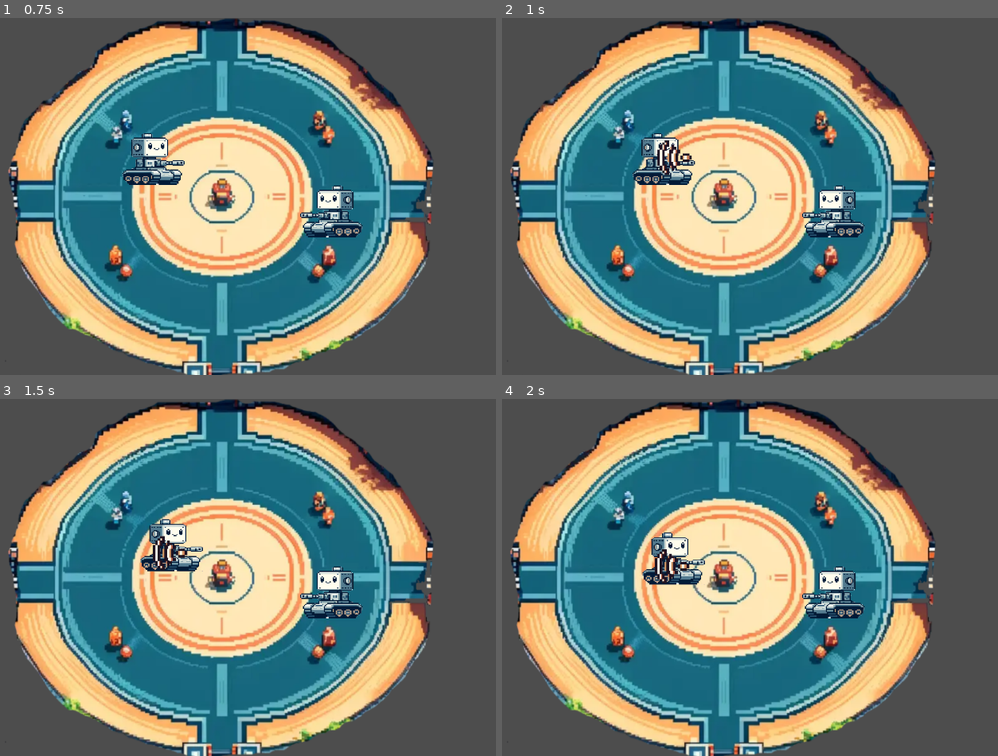
Above: before the commit, frames 1-4 (two rows, left to right).
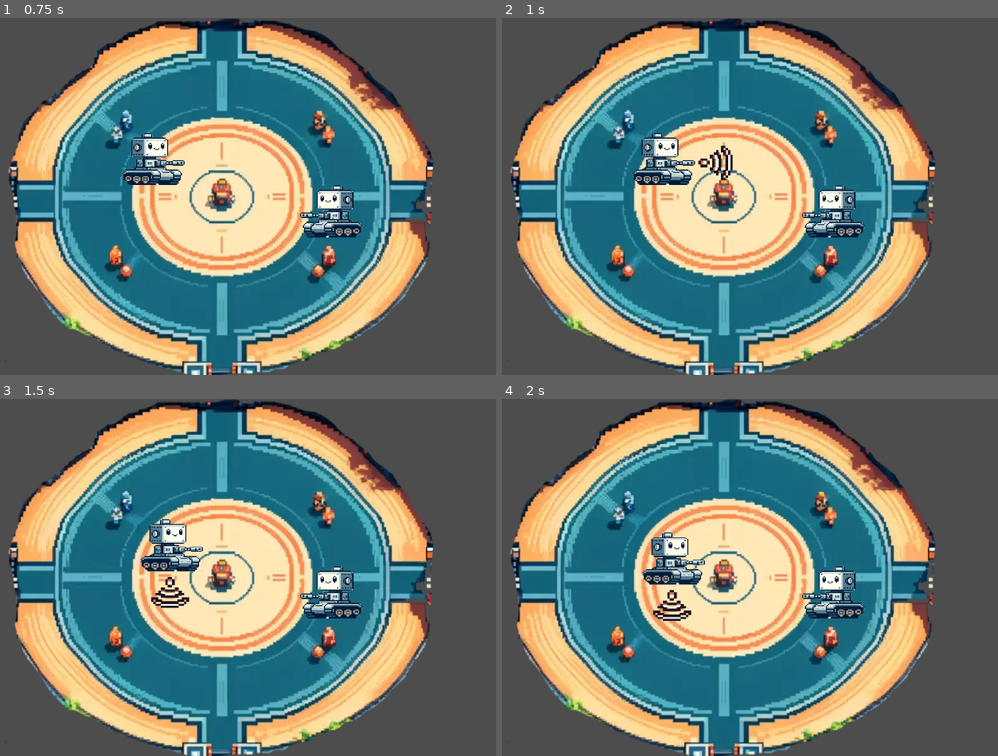
Above: after the commit, the same moments.

Repository: adam01140/minigame
Game: Godot game, scene res://Main.tscn
Two runs of this game, one before a commit and one after it. Both use one fixed random seed, a clock stepped at 60 frames per second and the inputs below.
Inputs:
- Up to frame 1 (0.75 s): tap Enter at 0.5 s; hold Right (ui_right) from 0.53 s (still down); tap Space (rect_spawn) at 0.6 s
- Up to frame 2 (1 s): keep holding Right (ui_right); tap Shift (rect_spawn2) at 0.8 s
- Up to frame 3 (1.5 s): release Right (ui_right) at 1.28 s; hold Down (ui_down) from 1.28 s (still down); tap Shift (rect_spawn2) at 1.35 s
- Up to frame 4 (2 s): keep holding Down (ui_down); tap Space (rect_spawn) at 1.55 s

Frame 1 is identical in both runs. In frame 2, 0.6% of the frame differs, in the area x 31-47%, y 34-46%; in frame 3, 0.7%, in the area x 30-39%, y 38-59%; in frame 4, 0.7%.

Commit message:
both players mirror and have signal

Diff:
--- a/player.gd
+++ b/player.gd
@@ -76,22 +76,20 @@
 	else:
 		print("Sprite node not found or not ready")
 
+
+
 func spawn_rectangle2() -> void:
-	if last_direction2 == Vector2.ZERO:
-		return  # Don't spawn if there's no movement direction
+	if spawned_rectangle2 != null:
+		return
 
 	var rectangle_scene2 = load(rectangle_scene2_path)
 	if rectangle_scene2 is PackedScene:
 		spawned_rectangle2 = rectangle_scene2.instantiate() as Node2D
-		# Adjust spawn position based on movement direction
-		if last_direction2.x < 0:
-			spawned_rectangle2.position = position + last_direction2 * 100  # Left movement
-		elif last_direction2.x > 0:
-			spawned_rectangle2.position = position + last_direction2 * 200  # Right movement
-		else:  # Up or down
-			spawned_rectangle2.position = position + Vector2(75, 0) + last_direction2 * 100  # Slightly to the right
+		var sprite_node2 = spawned_rectangle2.get_node("Sprite") as Sprite2D
+		sprite_node2.texture = chosen_texture  # Apply the texture based on the last direction
+		spawned_rectangle2.position = position + last_direction2 * 100
+		get_parent().add_child(spawned_rectangle2)
 
-		get_parent().add_child(spawned_rectangle2)
 		var timer = Timer.new()
 		timer.wait_time = 5
 		timer.one_shot = true
@@ -100,19 +98,22 @@
 		timer.start()
 
 
+
+
 func update_rectangle_position():
 	if spawned_rectangle2:
 		if last_direction2.x < 0:
-			spawned_rectangle2.position = position + Vector2(0, 30) + last_direction2 * 20  # Left movement
+			spawned_rectangle2.position = position + Vector2(0, 70) + last_direction2 * 250  # Left movement
 		elif last_direction2.x > 0:
-			spawned_rectangle2.position = position + Vector2(0, 30) + last_direction2 * 150  # Right movement
+			spawned_rectangle2.position = position + Vector2(0, 70) + last_direction2 * 400  # Right movement
 		elif last_direction2.y > 0:  # Up or down
-			spawned_rectangle2.position = position + Vector2(75, 0) + last_direction2 * 100  # Slightly to the right
+			spawned_rectangle2.position = position + Vector2(75, 0) + last_direction2 * 400  # Slightly to the right
 		elif last_direction2.y < 0:  # Up or down
-			spawned_rectangle2.position = position + Vector2(75, 0) + last_direction2 * 40  # Slightly to the right
-		else:
-			spawned_rectangle2.position = position + last_direction2 * 50  # Default case
+			spawned_rectangle2.position = position + Vector2(75, 0) + last_direction2 * 400  # Slightly to the right
 
+
+		var sprite_node2 = spawned_rectangle2.get_node("Sprite") as Sprite2D
+		sprite_node2.texture = chosen_texture
 
 func _on_timer_timeout():
 	if spawned_rectangle2:
